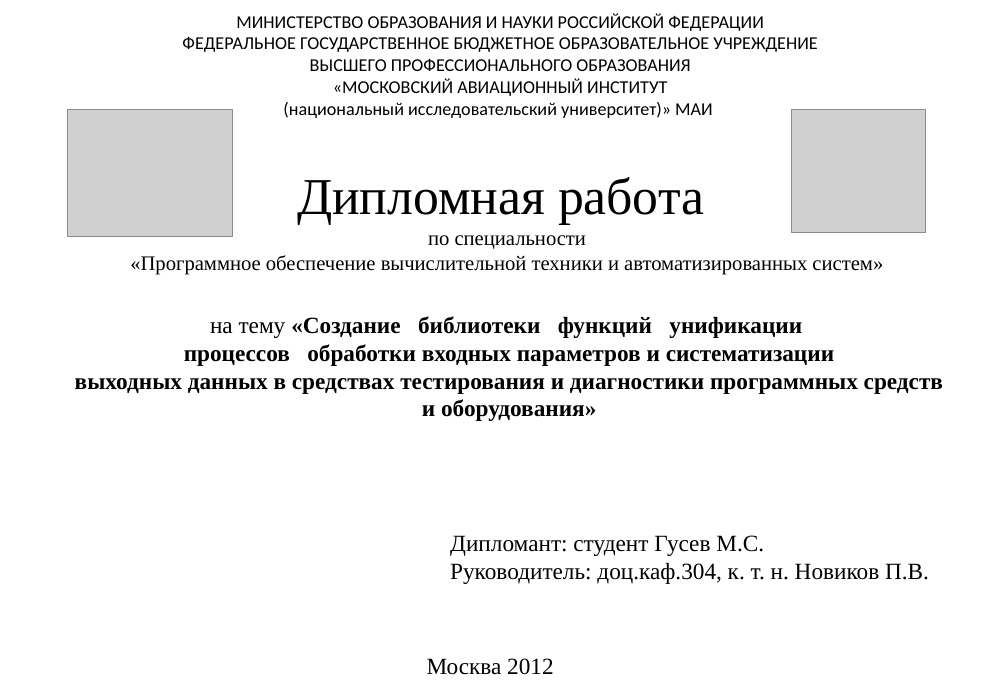
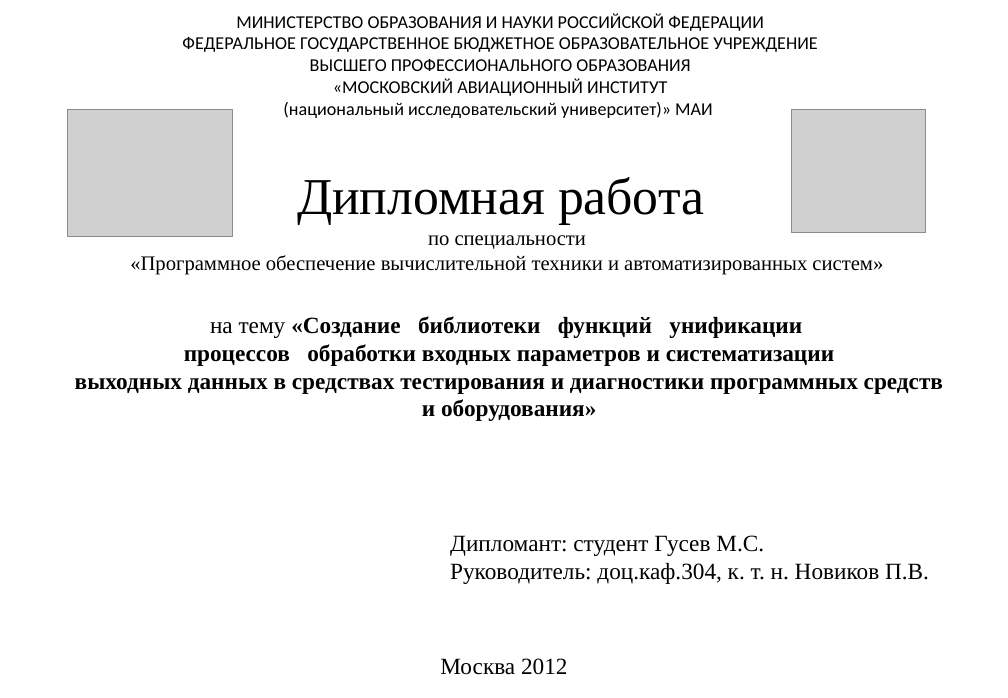
Before and after one commit to nwcfang/diplom_report, a slide deck: slide 1 of presentation/presentation.pptx. Drawn at 1008x698 pixels with LibreOffice and Linux fonts; fonts in the diff are those of the drawing; grey boxes stand for pictures. Boxes give left, top, right and bottom in pixels: in the first picture for what was removed or moved away, otherwise in the second. Text is boxed around its words. In the diff, an @@ line names an element or a change of style, - is before the commit and + after.

```diff
--- a/presentation/presentation.pptx
+++ b/presentation/presentation.pptx
@@ text "Москва 2012": place and size @@
-text "Москва 2012" at [427,658,553,675]
+text "Москва 2012" at [440,658,567,675]
```
Also in this commit, not shown: 2 other slides changed, 10 other files.
